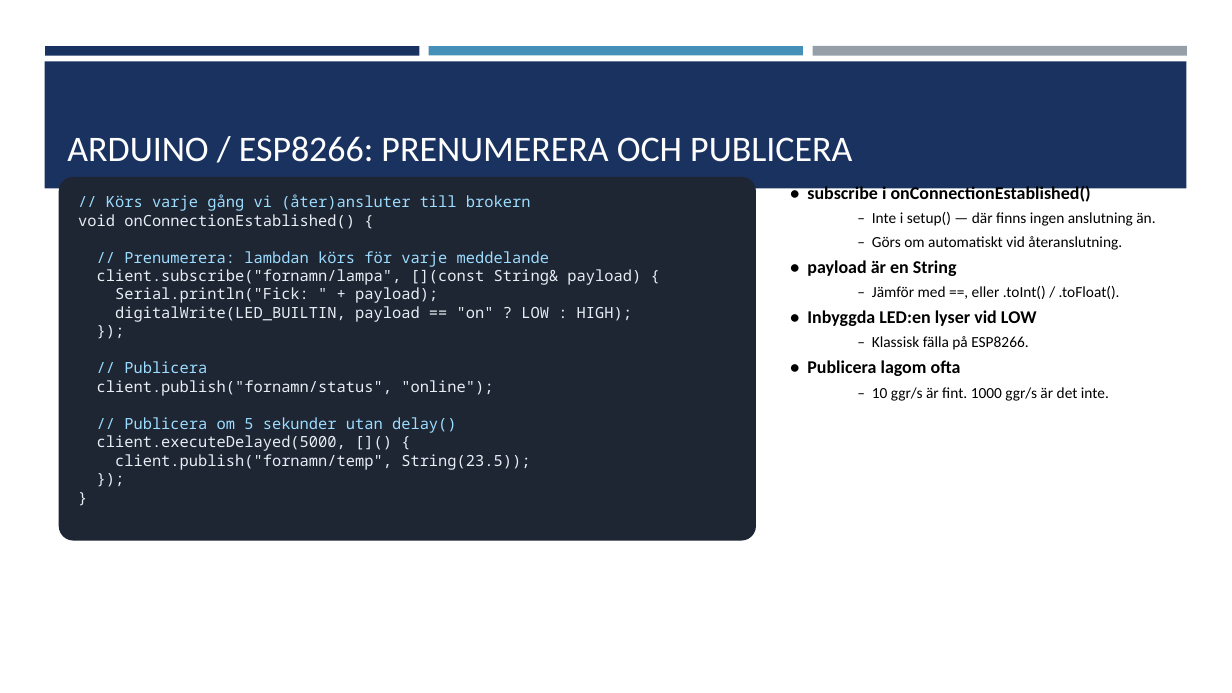
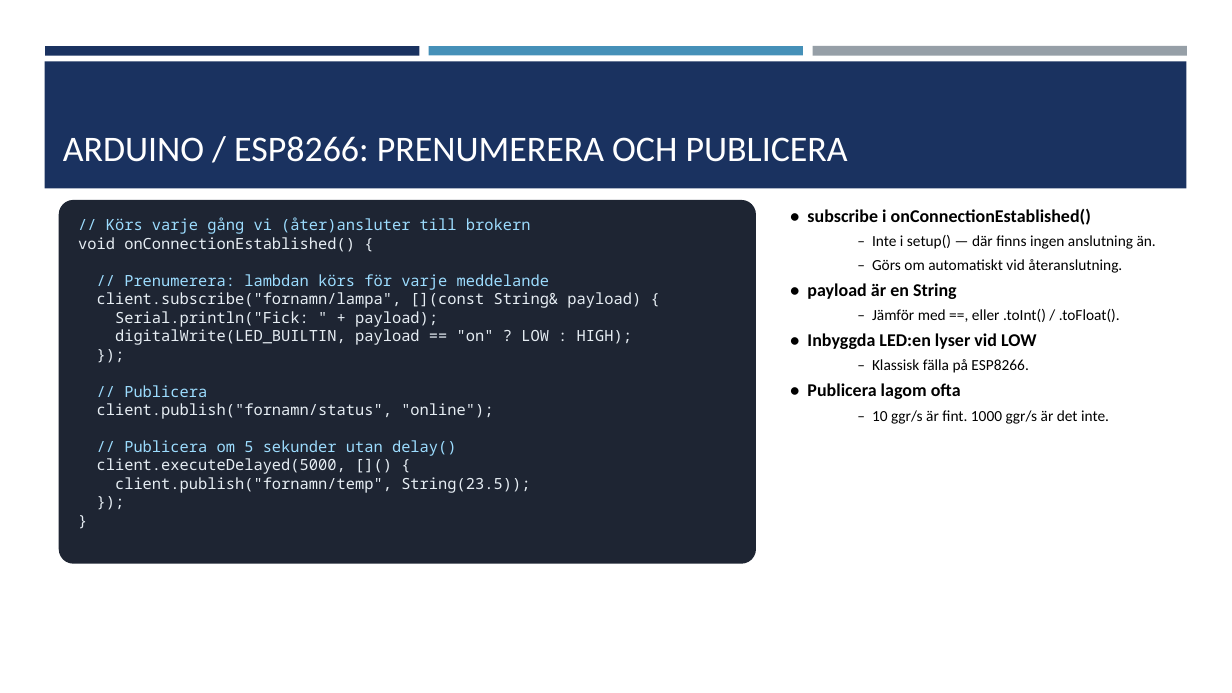
Before and after one commit to abbindustrigymnasium/driverbot-abbjetmus, a slide deck: slide 10 of MQTT-introduktion.pptx. Drawn at 1232x693 pixels with LibreOffice and Linux fonts; fonts in the diff are those of the drawing. Boxes give left, top, right and bottom in pixels: in the first picture for what was removed or moved away, otherwise in the second. Text is boxed around its words. In the diff, an @@ line names an element or a change of style, - is before the commit and + after.

```diff
--- a/MQTT-introduktion.pptx
+++ b/MQTT-introduktion.pptx
@@ title "ARDUINO / ESP8266: PRENUMERERA OCH ...": place and size @@
-title "ARDUINO / ESP8266: PRENUMERERA OCH ..." at box(67, 136, 852, 162)
+title "ARDUINO / ESP8266: PRENUMERERA OCH ..." at box(63, 136, 848, 162)
@@ rounded rectangle added at box(59, 200, 757, 564), fill #1E2533 @@
@@ text "// Körs varje gång vi ...": place and size @@
-text "// Körs varje gång vi ..." at box(59, 177, 757, 541)
+text "// Körs varje gång vi ..." at box(78, 217, 641, 493)
@@ text "// Körs varje gång vi ..." at box(78, 217, 641, 493): fill #1E2533 to none @@
@@ text "• subscribe i onConnectionEstablished()": place and size @@
-text "• subscribe i onConnectionEstablished()" at box(807, 184, 1155, 401)
+text "• subscribe i onConnectionEstablished()" at box(807, 209, 1156, 424)
@@ text "• subscribe i onConnectionEstablished()" at box(807, 209, 1156, 424): indent changed @@
```
Also in this commit, not shown: 14 other slides changed, 2 slides removed.
